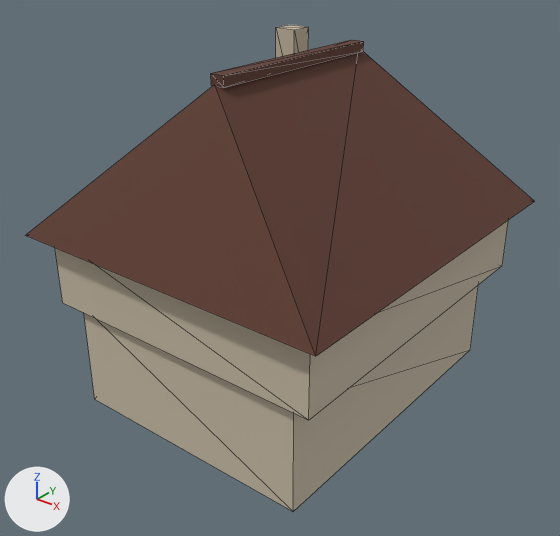
The glTF model assets/map3d_houses/townhouse_b.glb, before and after one commit.
Both versions are drawn from a 50 mm camera at (11.35, -14.73, 12.31) aimed at (0.02, -0.58, 3.54). Every picture has the same lights, and +X, +Y and +Z are marked at lower left. The older version comes first. Mesh edges are drawn as thin lines. Vertices at exactly the same position are counted once.

Objects in the first picture: 'townhouse_b'.
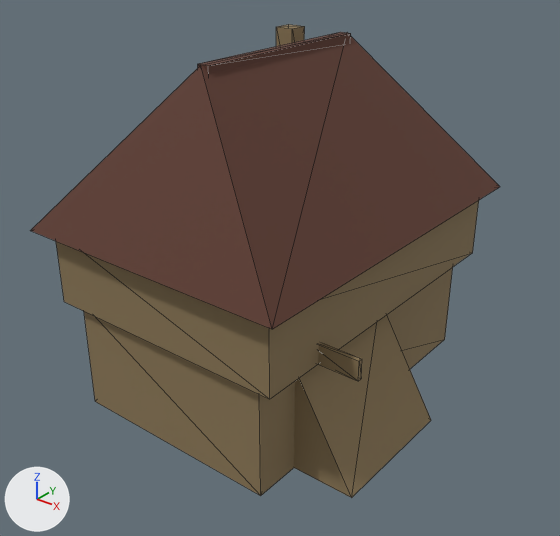
Diff of the bpy script that builds the scene:
```diff
--- a/assets/map3d_houses/townhouse_b.glb.py
+++ b/assets/map3d_houses/townhouse_b.glb.py
@@ mat_wall @@
 mat_wall = principled_material('wall')
-mat_wall.base_color = (0.578, 0.503, 0.381)  # beige #c8bca6
+mat_wall.base_color = (0.262, 0.188, 0.0931)  # brown #8c7856
 mat_wall.roughness = 0.85
@@ me_cube @@
 # used by ob_townhouse_b; location = (0.0, 0.0, 0.0)
-me_cube.from_pydata(...)  # 38 vertices, 56 faces; spans x -4.39..4.39, y -5.0..5.0, z 0.0..9.0
+me_cube.from_pydata(...)  # 52 vertices, 76 faces; spans x -4.15..4.15, y -5.0..5.0, z 0.0..9.0
+# me_cube part 1: a new loose piece, a box spanning x -3.29..2.51, y -4.38..4.38, z 0.0..2.97, in mat_wall (brown #8c7856)
+# me_cube part 2: a new loose piece, a box spanning x -3.75..2.98, y -4.6..4.6, z 2.97..4.95, in mat_wall (brown #8c7856)
+# me_cube part 3: a new loose piece, a box spanning x -2.41..-1.86, y 2.3..2.85, z 6.84..9.0, in mat_wall (brown #8c7856)
+# me_cube part 4: a new loose piece, a box spanning x 2.54..4.02, y -2.92..-2.8, z 2.97..3.47, in mat_wall (brown #8c7856)
+# me_cube part 5: the loose piece of 6 vertices spanning x -4.39..4.39, y -5.0..5.0, z 4.76..8.65 is scaled about its middle by (0.857, 1, 1.04), then moved by (-0.39, 0.0, 0.27)
+# me_cube part 6: a new loose piece, a box spanning x -0.55..-0.23, y -2.68..2.68, z 8.74..9.0, in mat_roof (brown #5e3a2e)
+# me_cube part 7: the loose piece of 8 vertices spanning x -3.93..3.93, y -4.53..4.53, z 2.86..4.76 is deleted
+# me_cube part 8: the loose piece of 8 vertices spanning x -2.36..-1.72, y 2.22..2.86, z 6.92..9.0 is deleted
+# me_cube part 9: the loose piece of 8 vertices spanning x -0.19..0.19, y -2.67..2.67, z 8.6..8.85 is deleted
+# me_cube part 10
+# 8 vertices are removed from x -3.38..3.38, y -4.32..4.32, z 0.0..2.86
+# 12 faces are deleted
+# 6 vertices are added at (4.15, -3.15, 0.0), (2.41, -3.15, 0.0), (2.41, -3.15, 2.97), (4.15, 0.53, 0.0), (2.41, 0.53, 0.0), (2.41, 0.53, 2.97)
+# 8 new faces join them, mat_wall (brown #8c7856)
 me_cube.materials.append(mat_wall)
```

Boxes [x1, y1, x2, y2] around the edits, measured in the pictures (560 x 536 px; the box of a moved part takes in the faces that stretch with it):
'townhouse_b', recoloured, reshaped (7% narrower): before [26, 25, 534, 511]; after [30, 24, 500, 498]
part 1 of me_cube, added (brown): after [84, 267, 453, 496]
part 2 of me_cube, added (brown): after [56, 200, 479, 399]
part 3 of me_cube, added (brown): after [276, 24, 305, 46]
part 4 of me_cube, added (brown): after [318, 343, 362, 381]
part 5 of me_cube, moved or reshaped: before [26, 51, 534, 356]; after [30, 32, 500, 329]
part 6 of me_cube, added (brown): after [198, 32, 351, 74]
part 7 of me_cube, deleted (beige): before [55, 220, 509, 420]
part 8 of me_cube, deleted (beige): before [276, 25, 309, 58]
part 9 of me_cube, deleted (brown): before [211, 40, 364, 88]
part 10 of me_cube, moved or reshaped: before [84, 286, 478, 511]; after [294, 315, 431, 498]
